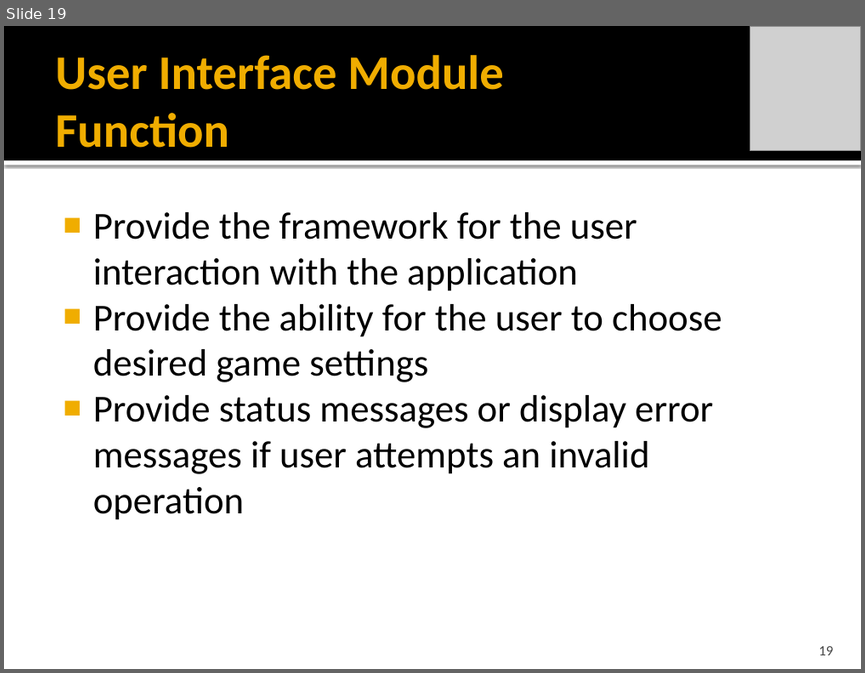
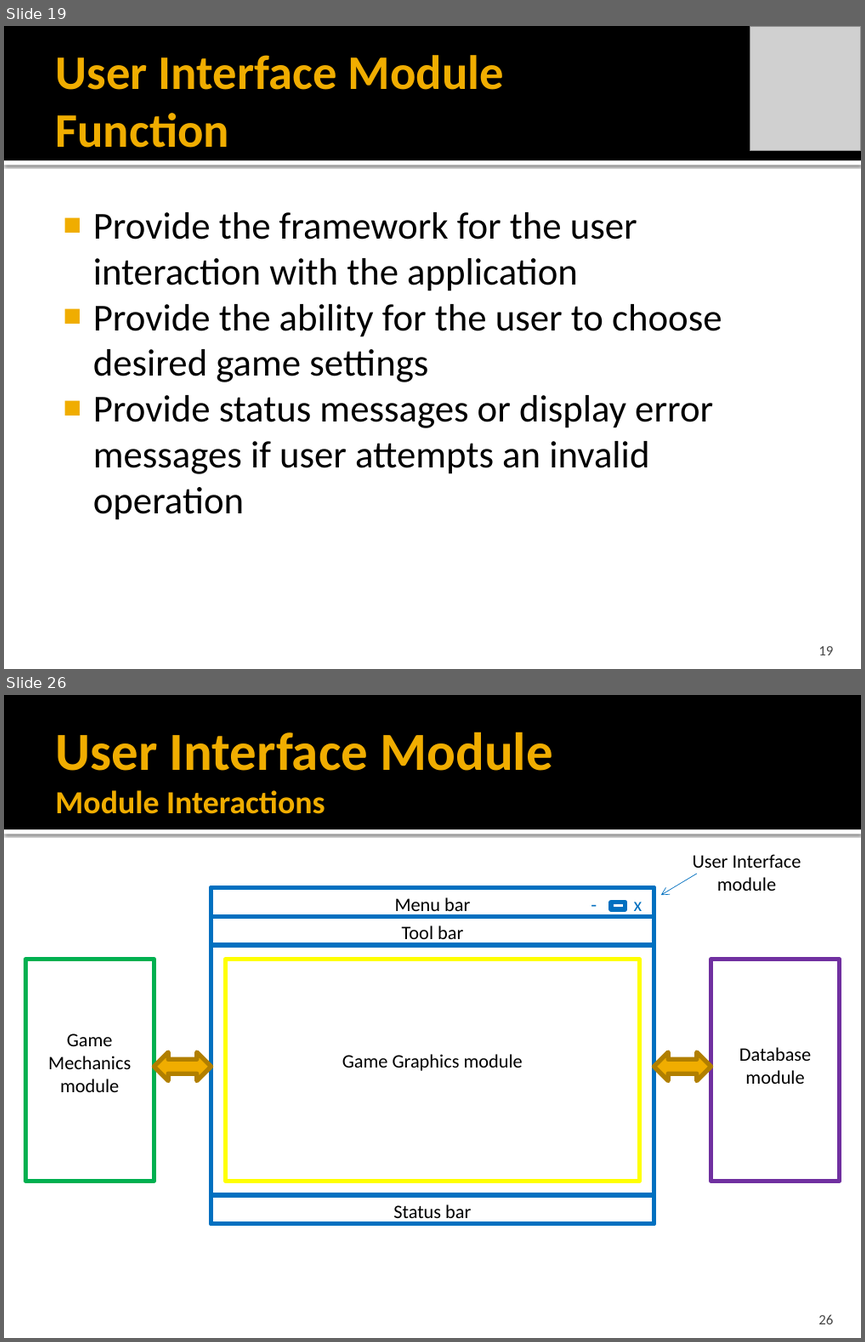
Before and after one commit to idxExtropy/duel-reality, a slide deck: Docs/DUEL REALITY .pptx. Shown one above the other, each under a label of ours: slide 19 before the commit, slides 19 and 26 after it; the slides between them are not shown. The pictures are 865x673 and 865x1342 pixels, drawn with LibreOffice and Linux fonts; fonts in the diff are those of the drawing; grey boxes stand for pictures. Boxes give left, top, right and bottom in pixels: in the first picture for what was removed or moved away, otherwise in the second. Text is boxed around its words. In the diff, an @@ line names an element or a change of style, - is before the commit and + after.

```diff
--- a/Docs/DUEL REALITY .pptx
+++ b/Docs/DUEL REALITY .pptx
@@ slide 26 added at <box>4,695,861,1338</box>, background #FFFFFF; not listed: 2 template elements that a slide beside it also shows @@
@@ title added at <box>55,732,553,814</box>, 45 pt, text #F0AD00, bold @@
+User Interface Module
+Module Interactions
@@ text added at <box>692,854,801,891</box>, 16 pt, text #000000 @@
+User Interface module
@@ rectangle added at <box>211,888,654,1224</box>, outline #0070C0 3.78 pt @@
@@ rectangle added at <box>211,888,654,916</box>, outline #0070C0 3.78 pt @@
@@ text added at <box>395,897,470,916</box>, 16 pt, text #000000 @@
+Menu bar
@@ text added at <box>582,888,604,919</box>, 16 pt, text #0070C0 @@
+-
@@ arrow added from (696, 873) to (661, 895), #0070C0 0.5 pt @@
@@ rectangle added at <box>211,916,654,944</box>, outline #0070C0 3.78 pt @@
@@ rectangle added at <box>611,902,625,909</box>, outline #0070C0 3.78 pt @@
@@ text added at <box>634,902,642,916</box>, 16 pt, text #0070C0 @@
+x
@@ text added at <box>402,925,463,944</box>, 16 pt, text #000000 @@
+Tool bar
@@ rectangle added at <box>25,959,154,1180</box>, outline #00B050 3.78 pt @@
@@ rectangle added at <box>225,959,639,1180</box>, outline #FFFF00 3.78 pt @@
@@ rectangle added at <box>711,959,840,1180</box>, outline #7030A0 3.78 pt @@
@@ text added at <box>48,1033,131,1092</box>, 16 pt, text #000000 @@
+Game Mechanics module
@@ text added at <box>739,1047,811,1083</box>, 16 pt, text #000000 @@
+Database module
@@ left right arrow added at <box>154,1052,211,1081</box>, fill #F0AD00, outline #B28000 3.78 pt @@
@@ text added at <box>342,1054,522,1071</box>, 16 pt, text #000000 @@
+Game Graphics module
@@ left right arrow added at <box>653,1052,711,1081</box>, fill #F0AD00, outline #B28000 3.78 pt @@
@@ rectangle added at <box>211,1195,654,1223</box>, outline #0070C0 3.78 pt @@
@@ text added at <box>393,1204,471,1223</box>, 16 pt, text #000000 @@
+Status bar
@@ page number added at <box>818,1314,833,1324</box>, 12 pt, text #454545 @@
+26
```
Also in this commit, not shown: 2 slides changed, 7 other slides added.
